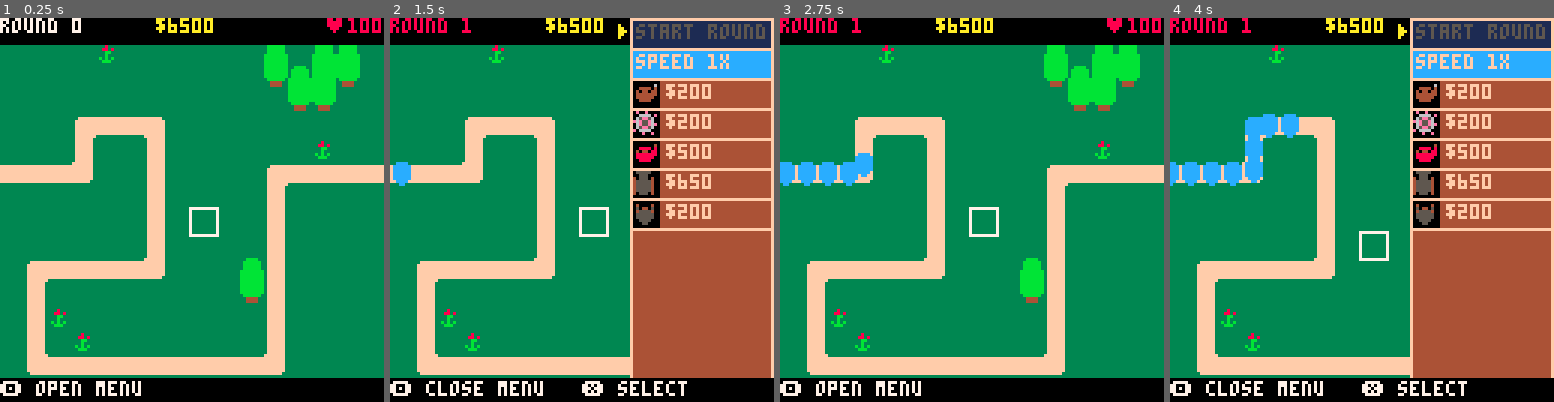
Above: before the commit, frames 1-4 (left to right).
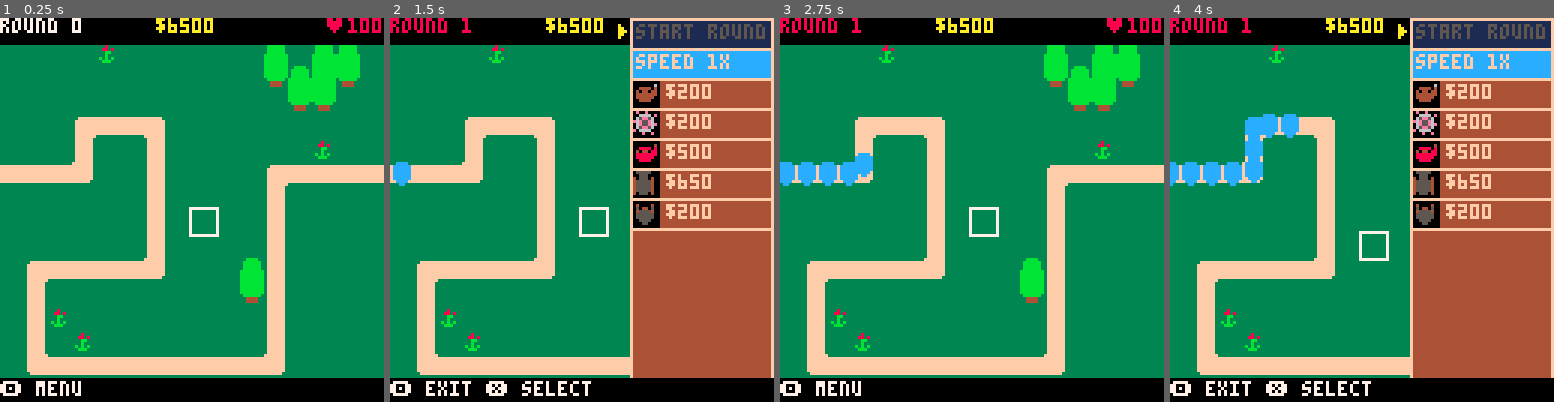
Above: after the commit, the same moments.

Repository: ingobeans/btd64
Game: PICO-8 cartridge btd64.p8
The game is run twice, just before and just after one commit, with the same random seed, the same clock (stepped at 60 frames per second) and the same inputs.
Inputs:
- Up to frame 1 (0.25 s): no input
- Up to frame 2 (1.5 s): tap X (X key) at 0.33, 1.07 s; tap O (Z key) at 0.7 s
- Up to frame 3 (2.75 s): hold Right 1.6-2.1 s; tap O (Z key) at 1.7, 2.1, 2.5 s; tap X (X key) at 1.85 s; hold Up 2.15-2.42 s; hold Right from 2.47 s (still down)
- Up to frame 4 (4 s): tap O (Z key) at 2.9, 3.3, 3.7 s; tap X (X key) at 2.97 s; release Right at 3.03 s; hold Left 3.08-3.58 s; hold Down 3.63-3.97 s

The runs differ from the first frame. In frame 1, 0.4% of the frame differs, in the area x 9-37%, y 94-99%; in frame 2, 1.1%, in the area x 9-78%, y 94-99%; in frame 3, 0.4%; in frame 4, 1.1%.

Commit message:
added menu info control

Diff:
--- a/btd64.p8
+++ b/btd64.p8
@@ -329,10 +329,8 @@
 
 			m,i = monkey_at(crp)
 			if m != false then
-				cls(0)
-				print(dump(m),7)
-				--stop()
 				menu_crsr = 0
+				extra_info = false
 				in_menu = i
 				entered_menu = true
 			end
@@ -386,6 +384,9 @@
 placing = -1
 valid = true
 
+--in upgrade menu
+extra_info = false
+
 function rectborder(x1,y1,x2,y2,clr1,clr2)
 	rectfill(x1,y1,x2,y2,clr1)
 	rect(x1,y1,x2,y2,clr2)
@@ -394,13 +395,22 @@
 function draw_tooltip()
 	rectfill(0,120,127,127,0)
 
-	o = "open menu"
+	o = "menu"
 	x = false
+	l = false
+	r = false
 	if in_menu != -1 then
-		o = "close menu"
+		o = "exit"
 		x = "select"
+		if in_menu != 0 then
+			if extra_info then
+				r = "show less"
+			else
+				l = "show more"
+			end
+		end
 	elseif placing != -1 then
-		o = "cancel"
+		o = "exit"
 		x = "confirm"
 	else
 		if monkey_at({crsr[1]*8,crsr[2]*8}) != false then
@@ -410,7 +420,13 @@
 
 	print("🅾️ "..o,0,121,7)
 	if x != false then
-		print("❎ "..x,64,121,7)
+		print("❎ "..x,8*4,121,7)
+	end
+	if l != false then
+		print("⬅️ "..l,8*4+10*4,121,7)
+	end
+	if r != false then
+		print("➡️ "..r,8*4+10*4,121,7)
 	end
 end
 
@@ -484,6 +500,10 @@
 					end
 				end
 			end
+		elseif btnp(⬅️) then
+			extra_info = true
+		elseif btnp(➡️) then
+			extra_info = false
 		end
 	end
 end
@@ -542,16 +562,26 @@
 				rect(128-w,k*10,127,10+k*10,15)
 				spr(80,130-w+3,k*10+2)
 				print("locked",128-w+12+3,k*10+2,15)
+				if extra_info then
+					rectborder(0,k*10,128-w,k*10+10,4,15)
+					print("path is locked",0+2,k*10+2,15)
+				end
 			elseif v == 1 then
 				rect(128-w,k*10,127,10+k*10,15)
 				print("max upg.",128-w+2+3,k*10+2,15)
+				if extra_info then
+					rectborder(0,k*10,128-w,k*10+10,4,15)
+					print("all upgrades",0+2,k*10+2,15)
+				end
 			else
 				rectfill(128-w+3,k*10,128-w+9+3,10+k*10,0)
 				rect(128-w,k*10,127,10+k*10,15)
 				spr(v[2],130-w+3,k*10+2)
 				print("$"..v[1],128-w+12+3,k*10+2,15)
-				rectborder(0,k*10,128-w,k*10+10,4,15)
-				print(v[3],0+2,k*10+2,15)
+				if extra_info then
+					rectborder(0,k*10,128-w,k*10+10,4,15)
+					print(v[3],0+2,k*10+2,15)
+				end
 			end
 		end
 
